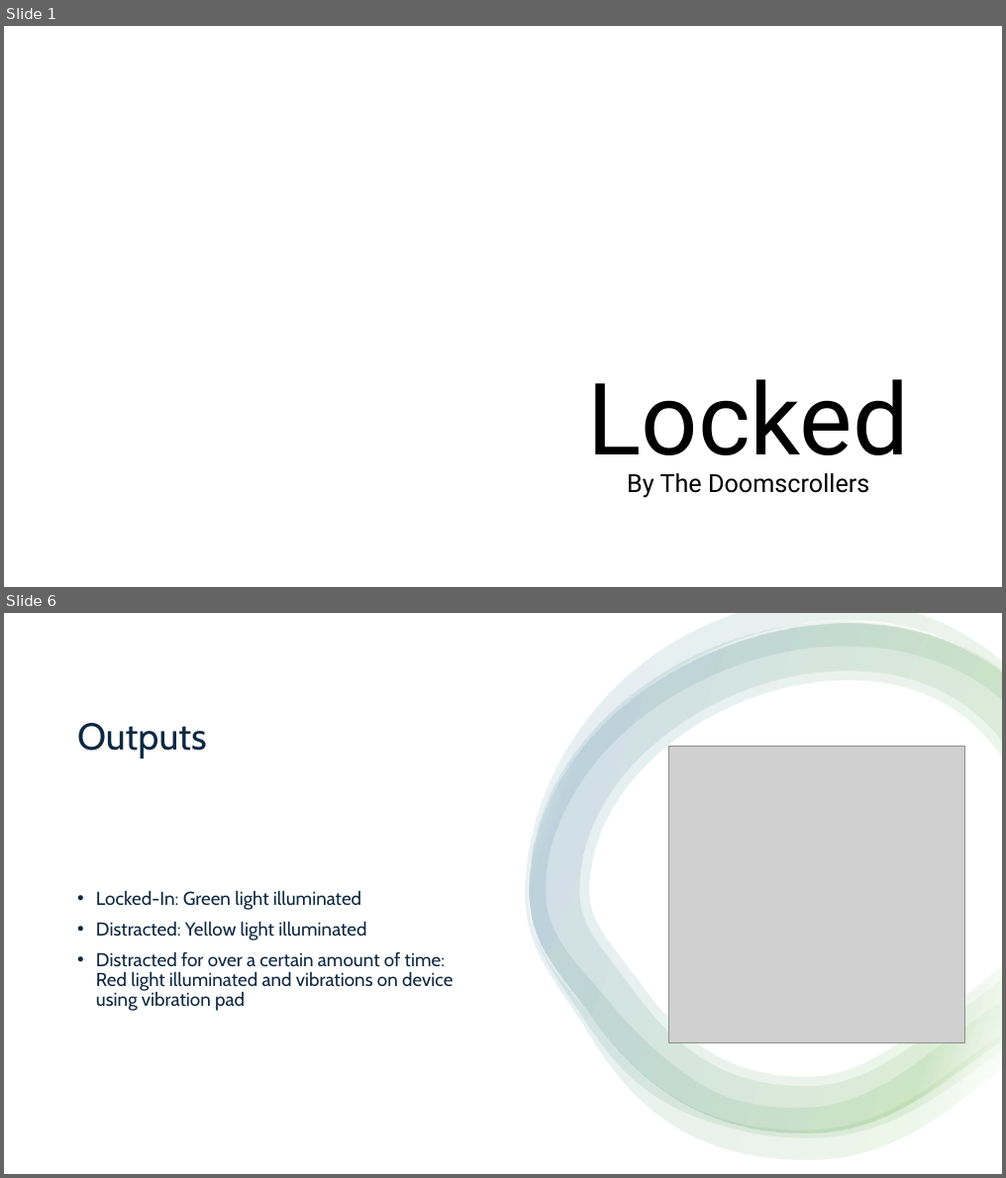
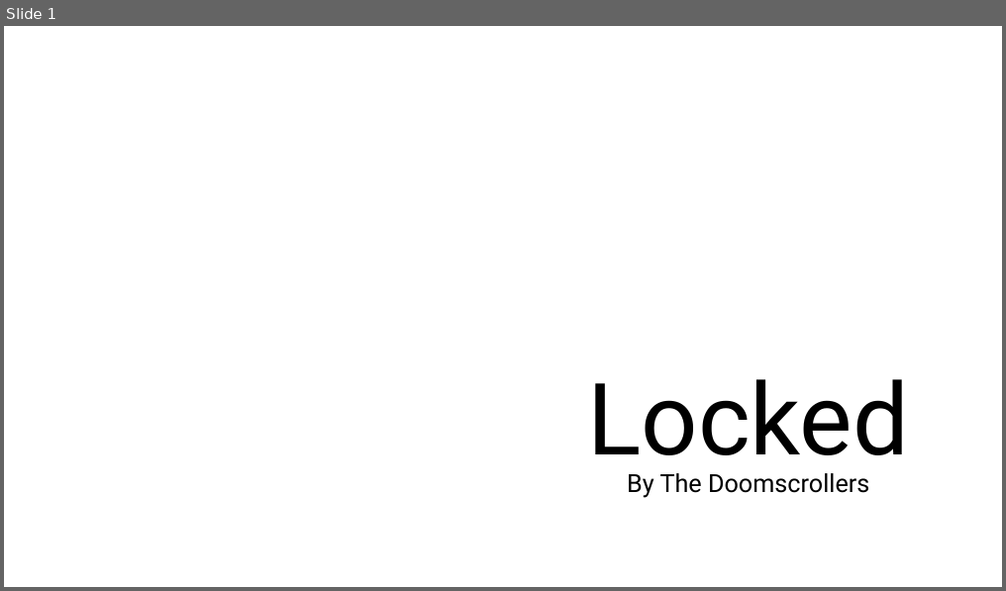
Before and after one commit to steven-szk/DoomScollers, a slide deck: Locked Hackathon.pptx. Shown one above the other, each under a label of ours: slides 1 and 6 before the commit, slide 1 after it; the slides between them are not shown. The pictures are 1006x1178 and 1006x591 pixels, drawn with LibreOffice and Linux fonts; fonts in the diff are those of the drawing; grey boxes stand for pictures; background and template pictures are left out. Boxes give left, top, right and bottom in pixels: in the first picture for what was removed or moved away, otherwise in the second. Text is boxed around its words. In the diff, an @@ line names an element or a change of style, - is before the commit and + after.

```diff
--- a/Locked Hackathon.pptx
+++ b/Locked Hackathon.pptx
@@ slide 6 removed at (4, 613, 1002, 1174), background #FFFFFF @@
@@ rectangle removed at (4, 613, 1002, 1174) @@
@@ group removed at (526, 613, 1002, 1160): 4 freeform shapes @@
@@ title removed at (77, 723, 207, 759) @@
-Outputs
@@ picture removed at (668, 747, 965, 1043) @@
@@ text removed at (96, 890, 452, 1011) @@
-• Locked-In: Green light illuminated
-• Distracted: Yellow light illuminated
-• Distracted for over a certain amount of time: Red light illuminated and vibrations on device using vibration pad
```
Also in this commit, not shown: 4 slides changed, 4 slides added.
